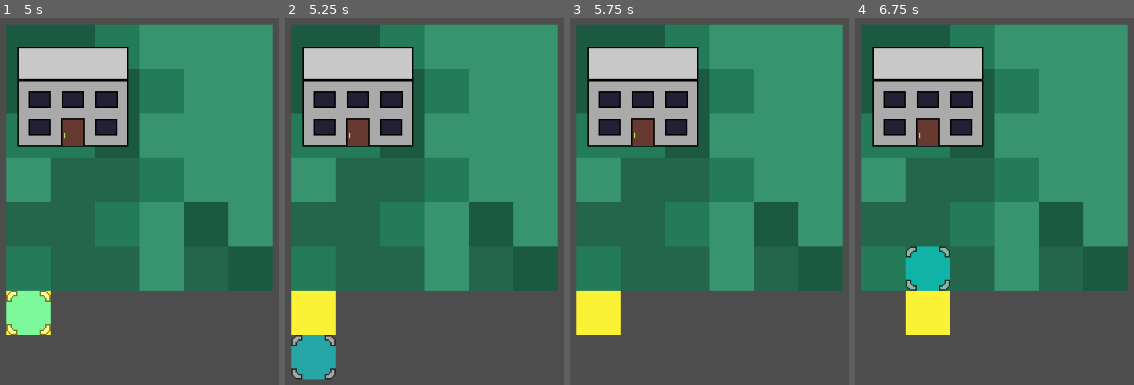
Above: before the commit, frames 1-4 (left to right).
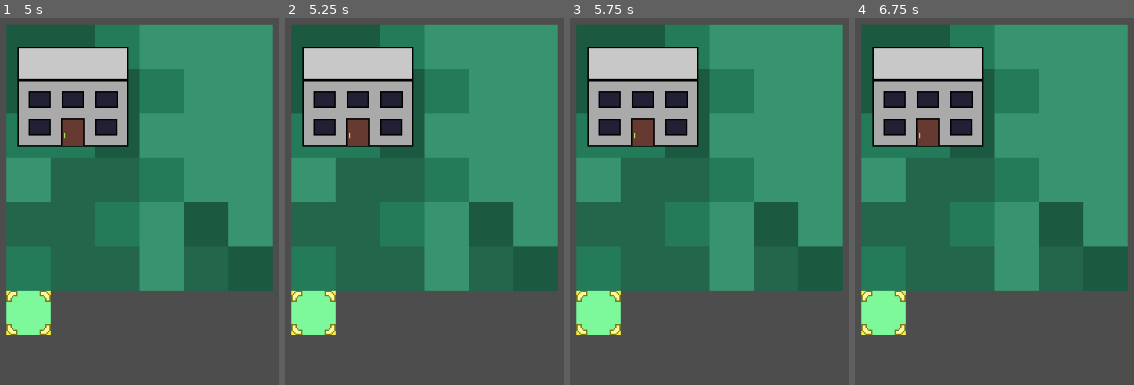
Above: after the commit, the same moments.

Repository: CrumblingAway/AdventureGame
Game: Godot game, scene res://levels/main_level.tscn
Two runs of this game, one before a commit and one after it. Both use one fixed random seed, a clock stepped at 60 frames per second and the inputs below.
Inputs:
- Up to frame 1 (5 s): tap Enter at 0.5, 2, 3.5 s; hold Right (move_right) 0.53-1.28 s; tap E (action) at 0.6, 1.55, 2.1, 3.05, 3.6, 4.55 s; tap Space (combat_mode) at 0.8, 1.25, 1.35, 2.3, 2.75, 2.85, 3.8, 4.25, 4.35 s; hold Down (move_down) 1.28-2.03 s; hold Right (move_right) 2.03-2.78 s; hold Up (move_up) 2.78-3.53 s; hold Left (move_left) from 3.53 s (still down); tap Escape (pause, bound only after the commit) at 4.15 s
- Up to frame 2 (5.25 s): release Left (move_left) at 5.03 s; hold Down (move_down) from 5.03 s (still down); tap E (action) at 5.1 s
- Up to frame 3 (5.75 s): keep holding Down (move_down); tap Space (combat_mode) at 5.3 s
- Up to frame 4 (6.75 s): release Down (move_down) at 5.78 s; hold Right (move_right) 5.78-6.53 s; tap Space (combat_mode) at 5.85 s; tap E (action) at 6.05, 6.6 s; hold Up (move_up) from 6.53 s (still down)

Frame 1 is identical in both runs. In frame 2, 3.7% of the frame differs, in the area x 2-19%, y 74-99%; in frame 3, 1.9%; in frame 4, 5.7%, in the area x 2-35%, y 62-87%.

Commit message:
Actions: Add pause action.

Diff:
--- a/project.godot
+++ b/project.godot
@@ -63,6 +63,11 @@
 "events": [Object(InputEventKey,"resource_local_to_scene":false,"resource_name":"","device":-1,"window_id":0,"alt_pressed":false,"shift_pressed":false,"ctrl_pressed":false,"meta_pressed":false,"pressed":false,"keycode":0,"physical_keycode":32,"key_label":0,"unicode":32,"echo":false,"script":null)
 ]
 }
+pause={
+"deadzone": 0.5,
+"events": [Object(InputEventKey,"resource_local_to_scene":false,"resource_name":"","device":-1,"window_id":0,"alt_pressed":false,"shift_pressed":false,"ctrl_pressed":false,"meta_pressed":false,"pressed":false,"keycode":0,"physical_keycode":4194305,"key_label":0,"unicode":0,"echo":false,"script":null)
+]
+}
 
 [rendering]
 
--- a/scripts/autoload/input_manager.gd
+++ b/scripts/autoload/input_manager.gd
@@ -3,7 +3,7 @@
 
 enum Mode
 {
-	MENU,
+	PAUSE,
 	COMBAT_SEARCH,
 	COMBAT,
 	MOVEMENT,
@@ -13,9 +13,7 @@
 var _player : Player
 
 var _mode : Mode = Mode.MOVEMENT
-
-#var _is_game_paused : bool = false
-#var _is_combat_search_mode : bool = false
+var _prev_mode : Mode = Mode.NUM_OF_MODES
 
 ########## Node methods. ##########
 
@@ -39,6 +37,9 @@
 					combat_searcher.start_at(_player.global_position)
 			elif Input.is_action_just_pressed("action"):
 				current_level.activate_transition_at(_player.global_position)
+			elif Input.is_action_just_pressed("pause"):
+				_prev_mode = _mode
+				_mode = Mode.PAUSE
 			else:
 				var direction : Vector2i = Vector2i.ZERO
 				if Input.is_action_just_pressed("move_up"):
@@ -50,8 +51,9 @@
 				elif Input.is_action_just_pressed("move_right"):
 					direction = Vector2i.RIGHT
 				_player.move(direction)
-		Mode.MENU:
-			pass
+		Mode.PAUSE:
+			if Input.is_action_just_pressed("pause"):
+				_mode = _prev_mode
 		Mode.COMBAT_SEARCH:
 			if Input.is_action_just_pressed("combat_mode"):
 				_mode = Mode.MOVEMENT
@@ -59,6 +61,9 @@
 			elif Input.is_action_just_pressed("action"):
 				if LevelManager.get_current_level().get_node("CombatSearcher").start_combat():
 					_mode = Mode.COMBAT
+			elif Input.is_action_just_pressed("pause"):
+				_prev_mode = _mode
+				_mode = Mode.PAUSE
 			else:
 				var direction : Vector2i = Vector2i.ZERO
 				if Input.is_action_just_pressed("move_up"):
@@ -75,36 +80,11 @@
 				LevelManager.climb_from_combat_level()
 				LevelManager.get_current_level().get_node("CombatSearcher").exit()
 				_mode = Mode.MOVEMENT
+			elif Input.is_action_just_pressed("pause"):
+				_prev_mode = _mode
+				_mode = Mode.PAUSE
 		_:
 			print("Invalid input mode.")
-
-#	if not _player:
-#		return
-#
-#	if not _is_game_paused:
-#		if Input.is_action_just_pressed("combat_mode"):
-#			_is_combat_search_mode = not _is_combat_search_mode
-#
-#		if not _is_combat_search_mode:
-#			var current_level : Level = LevelManager.get_current_level()
-#			if current_level:
-#				var direction : Vector2i = Vector2i.ZERO
-#				if Input.is_action_just_pressed("move_up"):
-#					direction = Vector2i.UP
-#				elif Input.is_action_just_pressed("move_down"):
-#					direction = Vector2i.DOWN
-#				elif Input.is_action_just_pressed("move_left"):
-#					direction = Vector2i.LEFT
-#				elif Input.is_action_just_pressed("move_right"):
-#					direction = Vector2i.RIGHT
-#				_player.move(direction)
-#
-#				if Input.is_action_just_pressed("action"):
-#					current_level.activate_transition_at(_player.global_position)
-#			elif LevelManager.get_current_combat_level():
-#				pass
-#		else:
-#			pass
 
 ########## InputManager methods. ##########
 
